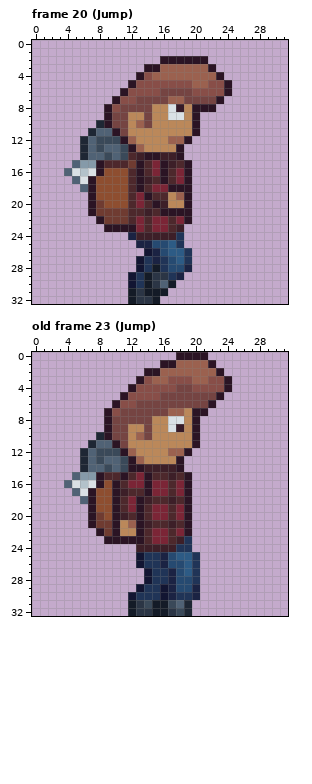
Two states of a pixel-art file, Aseprite/Leroy.ase. Above is the file before it was changed.
32x33 pixels, 24 frames. Colours within 5 levels of each other are drawn and written as one. Shown: frame 20 (Jump), old frame 23 (Jump).
The same view after the edit:
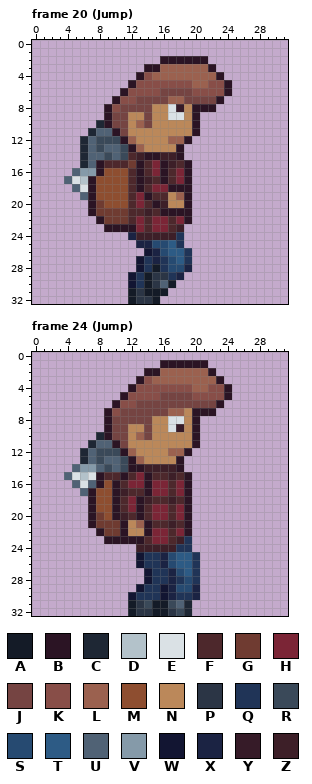
Palette (. is transparent): A #141b27  B #2b1424  C #1e2734  D #b3c2ca  E #dae1e5  F #4d282c  G #6f3b31  H #7b2536  J #754442  K #884e48  L #9b614f  M #8e4e30  N #bb885a  P #2b3545  Q #203457  R #3a4959  S #264a71  T #2d5b85  U #506275  V #859aa9  W #121532  X #1b2343  Y #361b28  Z #3d1f28
A new or re-ordered frame is compared with the old frame closest to it.
Commit: Leroy jump animation updated and tutorials added
Diff:
frames 24 -> 25
Changed rows in their new state; - is an unchanged pixel.
Frame 20 (Jump):
first column x 4:
15 -.CU
16 .UVV
17 UED-
18 -UE-
19 --U-
Frame 24 (Jump) is new; against old frame 23 (Jump):
first column x 17:
 0 -....---
 1 -BBBB.--
 2 -----B.-
 3 LLL--LB.
 4 -KKLL---
 5 ---KKKKB
 6 -----JB-
 7 -----B--
first column x 4:
14 -UVV-------
15 UEDE-------
16 .UEU-------
17 -.U--------
18 --.--------
21 ------GBNLB
22 ------GB-NB
first column x 18:
26 T
28 Q
Boxes around the changes in both pictures, in picture pixels (x1, y1, x2, y2):
changed: (64, 160, 96, 200)
changed: (168, 352, 232, 416)
changed: (64, 464, 152, 536)
changed: (176, 560, 184, 584)
